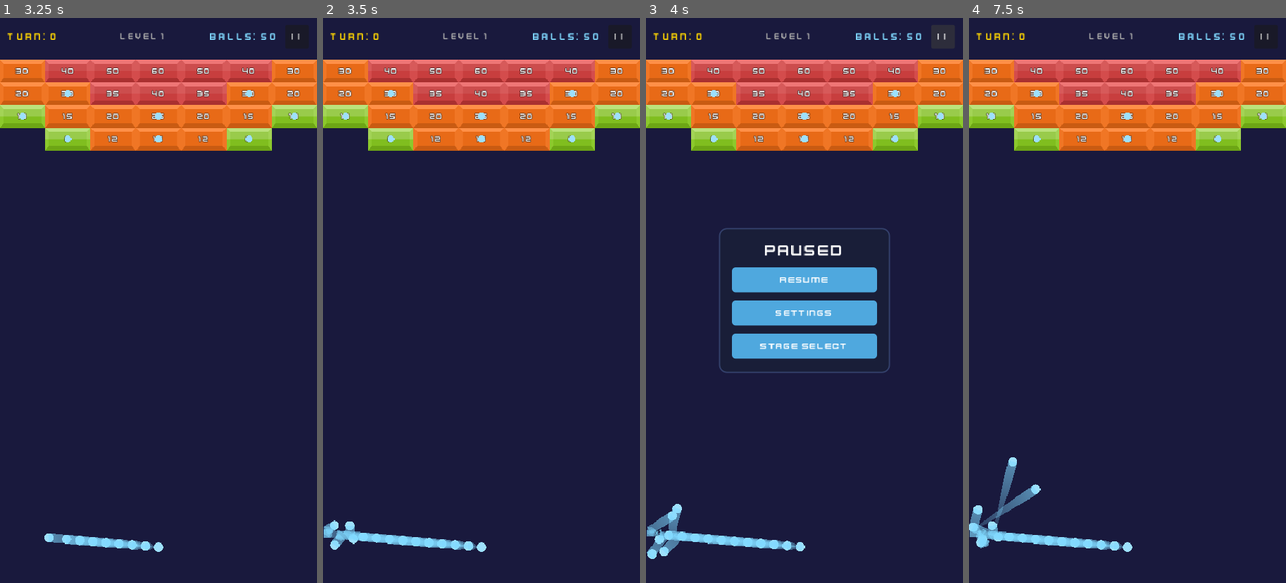
Above: before the commit, frames 1-4 (left to right).
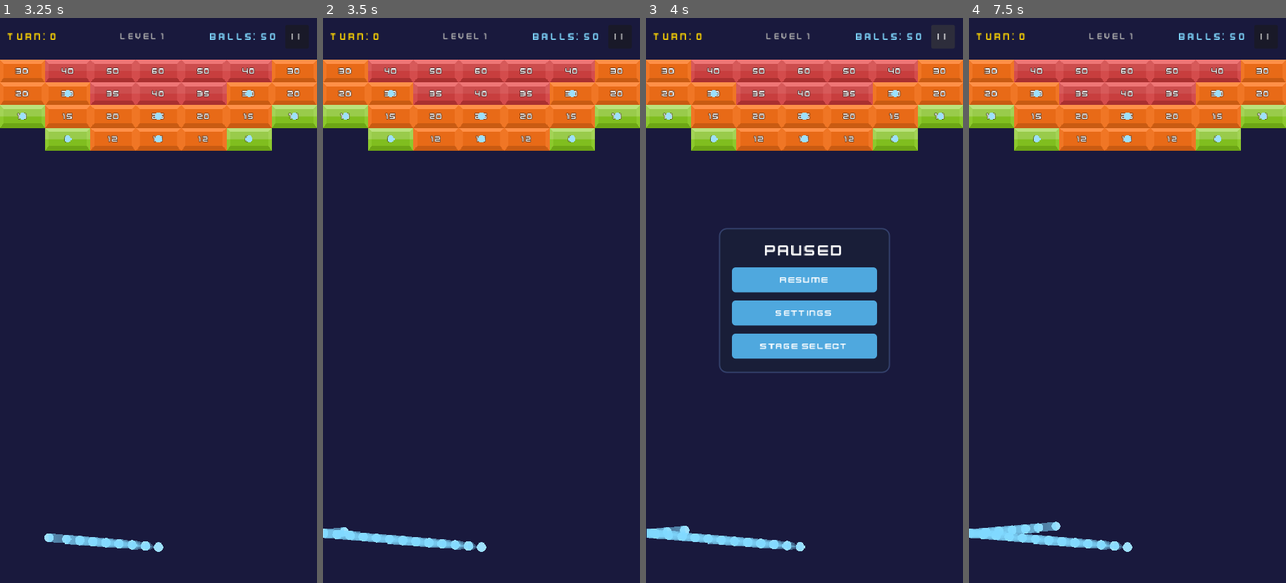
Above: after the commit, the same moments.

Repository: kenny-0114/brick-breaker
Game: Godot game, scene res://scenes/title_screen.tscn
Same seed, same stepped clock (60 frames per second), same inputs: the game is played once before the commit and once after it.
Inputs (mouse positions are in pixels of both pictures, inside the frame that each line leads up to):
- Up to frame 1 (3.25 s): click "▶ PLAY" at 0.5 s; click (82, 232) at 1.25 s; click "| |" at 2 s; click "Resume" at 2.75 s
- Up to frame 2 (3.5 s): no input
- Up to frame 3 (4 s): click "| |" at 3.5 s
- Up to frame 4 (7.5 s): click "Stage Select" at 4.25 s; click (1051, 232) at 5 s; click "| |" at 5.75 s; click "Resume" at 6.5 s; move the mouse to (1197, 272) at 7.27 s; click (1197, 272) at 7.42 s

Frame 1 is identical in both runs. In frame 2, 0.3% of the frame differs, in the area x 0-16%, y 88-95%; in frame 3, 0.6%; in frame 4, 1.1%, in the area x 0-29%, y 77-94%.

Commit message:
fix: separate ball collision layer so balls don't collide with each other
Ball: layer=2, mask=1 (only hits walls/bricks)
Floor/BallItem: mask=2 (detects balls)

Co-Authored-By: Claude Opus 4.6 (1M context) <noreply@anthropic.com>

Diff:
--- a/scenes/objects/ball.tscn
+++ b/scenes/objects/ball.tscn
@@ -11,6 +11,8 @@
 radius = 7.0
 
 [node name="Ball" type="RigidBody2D" groups=["ball"]]
+collision_layer = 2
+collision_mask = 1
 physics_material_override = SubResource("SubResource_phys")
 gravity_scale = 0.0
 contact_monitor = true
--- a/scenes/objects/ball_item.tscn
+++ b/scenes/objects/ball_item.tscn
@@ -8,7 +8,7 @@
 
 [node name="BallItem" type="Area2D"]
 collision_layer = 0
-collision_mask = 1
+collision_mask = 2
 monitorable = false
 script = ExtResource("1_item")
 
--- a/scenes/turn_game_scene.tscn
+++ b/scenes/turn_game_scene.tscn
@@ -64,6 +64,8 @@
 shape = SubResource("wall_v")
 
 [node name="Floor" type="Area2D" parent="."]
+collision_layer = 0
+collision_mask = 2
 position = Vector2(240, 820)
 
 [node name="CollisionShape2D" type="CollisionShape2D" parent="Floor"]
